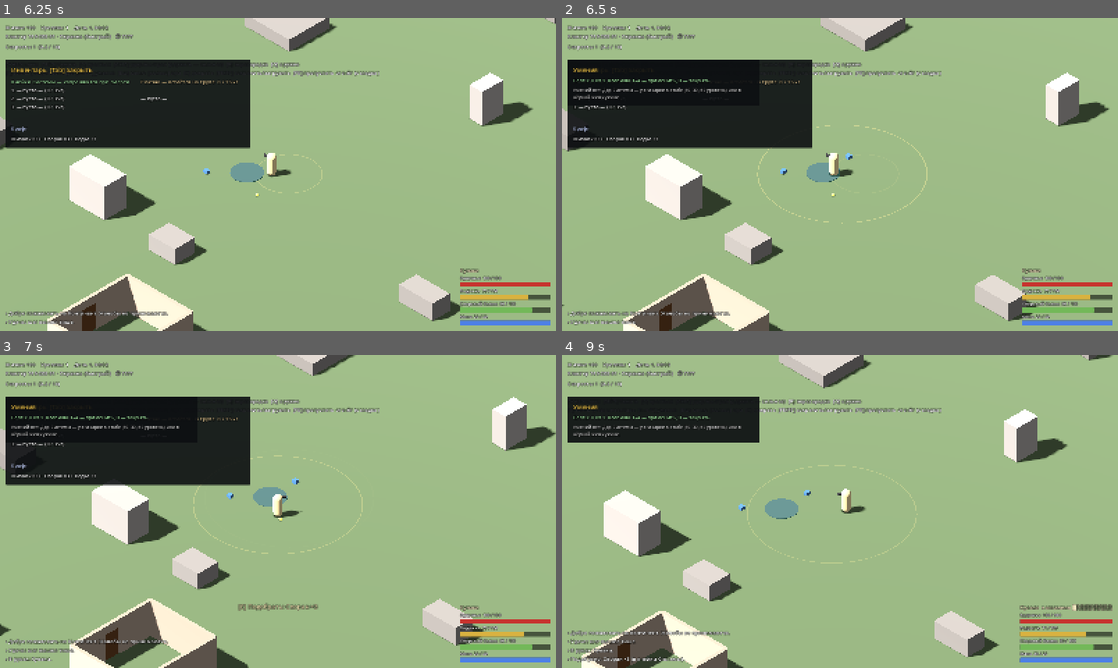
Above: before the commit, frames 1-4 (two rows, left to right).
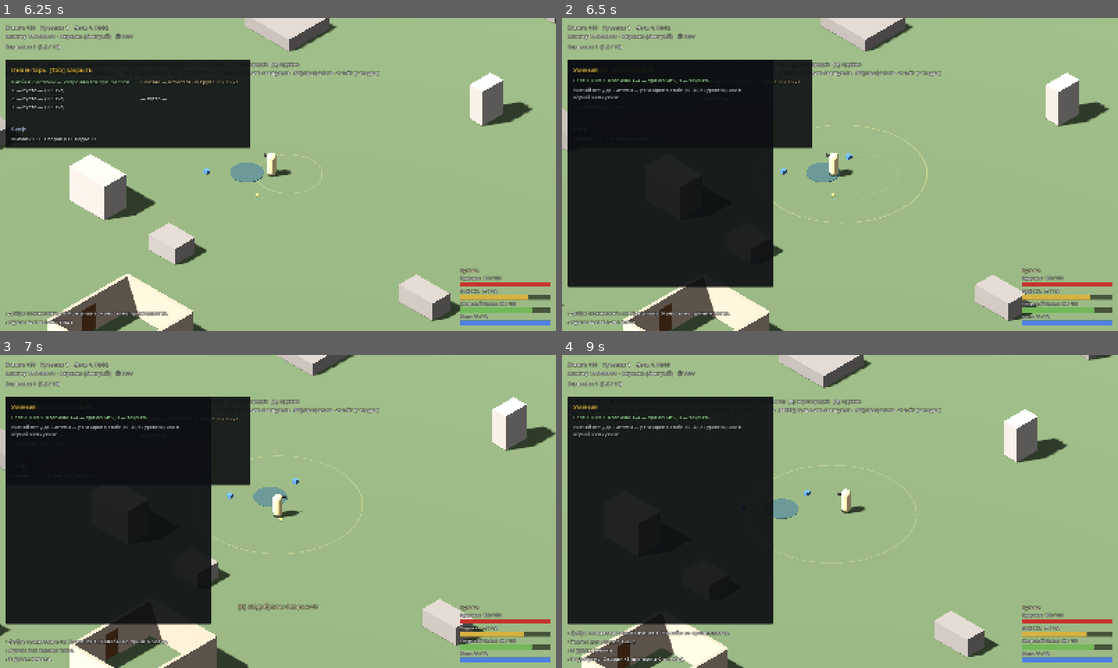
Above: after the commit, the same moments.

Repository: lama2x2/cheater-rpg
Game: Godot game, scene res://scenes/main.tscn
The game is run twice, just before and just after one commit, with the same random seed, the same clock (stepped at 60 frames per second) and the same inputs.
Inputs (mouse positions are in pixels of both pictures, inside the frame that each line leads up to):
- Up to frame 1 (6.25 s): click "Новая игра" at 0.5 s; click "Начать" at 1.25 s; tap Enter at 2 s; move the mouse to (400, 158) at 2.02 s; hold D (move_right) 2.03-2.78 s; hold E (interact) 2.03-2.78 s; click (400, 158) at 2.17 s; tap Shift (sprint) at 2.3, 2.85, 3.8, 5.3, 5.85 s; move the mouse to (166, 190) at 2.77 s; hold S (move_back) 2.78-3.53 s; click (166, 190) at 2.92 s; tap E (interact) at 3.05, 4.35, 6.05 s; move the mouse to (333, 105) at 3.52 s; press the mouse at (333, 105) at 3.53 s; hold D (move_right) 3.53-4.28 s; move the mouse to (250, 237) at 4.27 s; release the mouse at (250, 237) at 4.28 s; hold W (move_forward) 4.28-5.03 s; click (250, 237) at 4.42 s; move the mouse to (444, 221) at 5.02 s; hold C (sneak) 5.03-5.78 s; hold A (move_left) from 5.03 s (still down); click (444, 221) at 5.17 s; tap Tab (inventory) at 5.65 s; move the mouse to (111, 127) at 5.77 s; click (111, 127) at 5.92 s
- Up to frame 2 (6.5 s): keep holding A (move_left); tap U (skills) at 6.4 s
- Up to frame 3 (7 s): move the mouse to (305, 511) at 6.52 s; release A (move_left) at 6.53 s; hold S (move_back) from 6.53 s (still down); hold Q (weapon_next) from 6.53 s (still down); click (305, 511) at 6.67 s; tap Shift (sprint) at 6.8 s
- Up to frame 4 (9 s): move the mouse to (756, 433) at 7.27 s; release S (move_back) at 7.28 s; release Q (weapon_next) at 7.28 s; hold D (move_right) 7.28-8.03 s; tap I at 7.35 s; click (756, 433) at 7.42 s; tap E (interact) at 7.55 s; move the mouse to (962, 495) at 8.02 s; hold W (move_forward) 8.03-8.78 s; hold E (interact) 8.03-8.78 s; click (962, 495) at 8.17 s; tap Shift (sprint) at 8.3, 8.85 s; move the mouse to (728, 527) at 8.77 s; hold D (move_right) from 8.78 s (still down); click (728, 527) at 8.92 s

Frame 1 is identical in both runs. In frame 2, 17% of the frame differs, in the area x 1-38%, y 20-87%; in frame 3, 17%; in frame 4, 22%, in the area x 1-99%, y 13-99%.

Commit message:
M1.13b: сцена пачки 1 — метки Вспышки, шум Чревовещателя, бегство от Пугача, зона Гасителя, бег без усталости, Из тени в бою; окно умений с прокруткой
Co-Authored-By: Claude Opus 5.5 <noreply@anthropic.com>

Diff:
--- a/src/actors/hero_combat.gd
+++ b/src/actors/hero_combat.gd
@@ -107,7 +107,7 @@
 	var behind := model.is_from_behind(-target.global_transform.basis.z, hero.global_position - target.global_position)
 	var has_sack := bool(Content.enemy_db().enemy(target.enemy_id).get("spore_sack", false))
 	var zone := _lucky_zone(model.melee_zone(kind, behind, _rng, has_sack), behind, has_sack, target)
-	var mult := model.melee_multiplier(PlayerState.effective("strength"), winded)
+	var mult := model.melee_multiplier(PlayerState.effective("strength"), winded) * _skill_mult(target)
 	var result := model.hit(float(strike["damage"]), zone, _armor(target), float(weapon["penetration"]), mult)
 	result["attack"] = kind
 	_apply_hit(target, result, PlayerState.weapons.equipped)
@@ -168,7 +168,7 @@
 	var behind := model.is_from_behind(-target.global_transform.basis.z, hero.global_position - target.global_position)
 	var has_sack := bool(data.get("spore_sack", false))
 	var zone := _lucky_zone(model.ranged_zone(behind, PlayerState.effective("accuracy"), _rng, has_sack), behind, has_sack, target)
-	var result := model.hit(float(weapon["damage"]), zone, _armor(target), float(weapon["penetration"]))
+	var result := model.hit(float(weapon["damage"]), zone, _armor(target), float(weapon["penetration"]), _skill_mult(target))
 	result["attack"] = "ranged"
 	_apply_hit(target, result, PlayerState.weapons.equipped)
 
@@ -206,11 +206,25 @@
 # --- Общее -------------------------------------------------------------------------------------
 
 ## Удача героя (D-76): некритичный удар с шансом уходит в голову, а сзади — в споровый мешок.
+## Пассивы (Из тени, свойство 60) добавляют свой шанс по ничего не подозревающей твари.
 func _lucky_zone(zone: String, behind: bool, has_sack: bool, target: Node3D) -> String:
 	var better := DamageModel.lucky_zone(zone, behind, has_sack)
-	if better == zone or not PlayerState.lucky("hero_crit", target.global_position + Vector3.UP * 2.8):
+	if better == zone:
+		return zone
+	if _rng.randf() < PlayerState.skills.crit_chance(target.is_unaware(), PlayerState.skill_levels()):
+		return better
+	if not PlayerState.lucky("hero_crit", target.global_position + Vector3.UP * 2.8):
 		return zone
 	return better
+
+
+## Множитель урона от пассивов (Из тени: тварь не гонится и не атакует).
+func _skill_mult(target: Node3D) -> float:
+	var elite := bool(Content.enemy_db().enemy(target.enemy_id).get("elite", false))
+	var mult := PlayerState.skills.damage_mult(target.is_unaware(), elite, PlayerState.skill_levels())
+	if mult > 1.0:
+		EventBus.luck_event.emit("ambush", target.global_position + Vector3.UP * 3.2)
+	return mult
 
 
 func _armor(target: Node3D) -> Dictionary:
--- a/src/actors/hero_skills.gd
+++ b/src/actors/hero_skills.gd
@@ -1,7 +1,8 @@
 extends Node3D
 ## Умения героя в сцене: клавиши 1–4 — слоты, золотое сияние под Улыбкой Фортуны, всплывающие
 ## надписи удачи («мимо!», «удача!») и иммунитета. Правила — SkillRules (src/core), применение
-## чисел — PlayerState; сценовые эффекты умений 13b подписываются на EventBus.skill_used.
+## чисел — PlayerState; сценовые эффекты (EventBus.skill_used) — здесь: highlight (Вспышка),
+## noise_at (Чревовещатель), enemy_flee (Пугач), noise_zone (Гаситель).
 ## Спецификация: docs/spec/05_skills.md.
 
 const SLOT_ACTIONS: PackedStringArray = ["skill_1", "skill_2", "skill_3", "skill_4"]
@@ -11,9 +12,20 @@
 	"hero_crit": ["luck_float_crit", Color(1.0, 0.75, 0.15)],
 	"unnoticed": ["luck_float_unnoticed", Color(1.0, 0.85, 0.3)],
 	"immunity": ["immunity_float", Color(0.7, 0.9, 1.0)],
+	"ambush": ["ambush_float", Color(0.75, 0.6, 1.0)],
 }
+## Подсветка Вспышки: знак и цвет по виду цели.
+const HIGHLIGHT := {
+	"living": ["◆", Color(1.0, 0.3, 0.25)],
+	"sack": ["✦", Color(1.0, 0.85, 0.3)],
+	"trophy": ["✦", Color(1.0, 0.75, 0.2)],
+	"weapon": ["▲", Color(0.6, 0.85, 1.0)],
+	"stash": ["▣", Color(0.85, 0.65, 0.4)],
+}
 
 var hero: CharacterBody3D
+## Отладка и сценарии: точка прицела умений вместо курсора (Vector3.INF — курсор).
+var aim_override := Vector3.INF
 var _aura: MeshInstance3D
 var _aura_material: StandardMaterial3D
 var _time := 0.0
@@ -22,6 +34,7 @@
 func _ready() -> void:
 	_build_aura()
 	EventBus.luck_event.connect(_on_luck_event)
+	EventBus.skill_used.connect(_on_skill_used)
 
 
 func _process(delta: float) -> void:
@@ -51,6 +64,189 @@
 	var spec: Array = FLOAT_TEXT[kind]
 	var where := at if at != Vector3.INF else hero.global_position + Vector3.UP * 2.4
 	float_text(get_tree().current_scene, where, Content.ui(spec[0]), spec[1])
+
+
+func _on_skill_used(_id: String, effects: Array) -> void:
+	if not is_inside_tree():
+		return
+	for e: Dictionary in effects:
+		match String(e["type"]):
+			"highlight":
+				_highlight(e)
+			"noise_at":
+				_noise_at(e)
+			"enemy_flee":
+				_scare(e)
+			"noise_zone":
+				_noise_zone(e)
+
+
+# --- Вспышка -----------------------------------------------------------------------------------
+
+func _highlight(e: Dictionary) -> void:
+	var radius := float(e["radius_m"])
+	var seconds := float(e["duration_s"])
+	var targets: Array = e["targets"]
+	_wave(radius, Color(0.6, 0.85, 1.0, 0.6))
+	var count := 0
+	for target in highlight_targets(get_tree(), hero.global_position, radius, targets):
+		var node: Node3D = target["node"]
+		var text := String(HIGHLIGHT[target["kind"]][0])
+		if target["kind"] == "living" and bool(e.get("show_level", false)):
+			text += " %d" % int(node.level)
+		_mark(node, text, HIGHLIGHT[target["kind"]][1], seconds)
+		count += 1
+	SystemLog.post("skill_pulse", {"n": count, "radius": roundi(radius)})
+
+
+## Цели Вспышки в радиусе: [{"node", "kind"}]. kinds — living, sack, trophy, weapon, stash.
+static func highlight_targets(tree: SceneTree, at: Vector3, radius: float, kinds: Array) -> Array[Dictionary]:
+	var result: Array[Dictionary] = []
+	var near := func(node: Node3D) -> bool:
+		return Vector2(node.global_position.x - at.x, node.global_position.z - at.z).length() <= radius
+	if kinds.has("living"):
+		for node: Node3D in tree.get_nodes_in_group("infected"):
+			if near.call(node):
+				result.append({"node": node, "kind": "living"})
+	if kinds.has("sack"):
+		for node: Node3D in tree.get_nodes_in_group("infected_corpses"):
+			if not node.sack_opened and node.is_in_group("interactable") and near.call(node):
+				result.append({"node": node, "kind": "sack"})
+	for node: Node3D in tree.get_nodes_in_group("interactable"):
+		if not ("item_id" in node) or not near.call(node):
+			continue
+		var category := Content.item_db().category(String(node.item_id))
+		if category == "trophy" and kinds.has("trophy"):
+			result.append({"node": node, "kind": "trophy"})
+		elif category == "weapon" and kinds.has("weapon"):
+			result.append({"node": node, "kind": "weapon"})
+	if kinds.has("stash"):
+		for node: Node3D in tree.get_nodes_in_group("stashes"):
+			if not node.found and near.call(node):
+				result.append({"node": node, "kind": "stash"})
+	return result
+
+
+## Метка над целью сквозь стены (no_depth_test): следует за целью, гаснет через seconds.
+func _mark(node: Node3D, text: String, color: Color, seconds: float) -> void:
+	var label := Label3D.new()
+	label.billboard = BaseMaterial3D.BILLBOARD_ENABLED
+	label.no_depth_test = true
+	label.pixel_size = 0.016
+	label.outline_size = 10
+	label.text = text
+	label.modulate = color
+	label.position = Vector3.UP * 2.6
+	label.add_to_group("skill_marks")
+	node.add_child(label)
+	var tween := label.create_tween()
+	tween.tween_interval(maxf(0.0, seconds - 1.5))
+	tween.tween_property(label, "modulate:a", 0.0, 1.5)
+	tween.tween_callback(label.queue_free)
+
+
+## Волна от героя: кольцо расходится до radius за 0,6 с.
+func _wave(radius: float, color: Color) -> void:
+	var ring := _ground_ring(1.0, color)
+	get_tree().current_scene.add_child(ring)
+	ring.global_position = hero.global_position + Vector3.UP * 0.1
+	var material := ring.material_override as StandardMaterial3D
+	var tween := ring.create_tween()
+	tween.set_parallel(true)
+	tween.tween_property(ring, "scale", Vector3(radius, 0.05, radius), 0.6)
+	tween.tween_property(material, "albedo_color:a", 0.0, 0.6)
+	tween.chain().tween_callback(ring.queue_free)
+
+
+# --- Чревовещатель -----------------------------------------------------------------------------
+
+func _noise_at(e: Dictionary) -> void:
+	var point := _aim_point(float(e["range_m"]))
+	var source := String(e["source"])
+	for i in int(e.get("count", 1)):
+		if i > 0:
+			await get_tree().create_timer(float(e.get("repeat_s", 2.5))).timeout
+			if not is_inside_tree():
+				return
+		EventBus.noise_made.emit(source, point, {})
+		float_text(get_tree().current_scene, point + Vector3.UP * 1.5, Content.ui("voice_float"), Color(0.9, 0.9, 1.0))
+
+
+## Точка под курсором на земле, не дальше range от героя.
+func _aim_point(reach: float) -> Vector3:
+	var target := hero.global_position - hero.global_transform.basis.z * reach
+	var camera: Camera3D = hero.camera
+	if aim_override != Vector3.INF:
+		target = aim_override
+	elif camera:
+		var mouse := get_viewport().get_mouse_position()
+		var hit: Variant = Plane(Vector3.UP, hero.global_position.y).intersects_ray(
+			camera.project_ray_origin(mouse), camera.project_ray_normal(mouse))
+		if hit != null:
+			target = hit
+	var offset := target - hero.global_position
+	offset.y = 0.0
+	if offset.length() > reach:
+		offset = offset.normalized() * reach
+	return hero.global_position + offset
+
+
+# --- Пугач -------------------------------------------------------------------------------------
+
+func _scare(e: Dictionary) -> void:
+	var radius := float(e["radius_m"])
+	var max_stage := int(e["max_stage"])
+	_wave(radius, Color(0.6, 0.8, 1.0, 0.5))
+	var scared := 0
+	for node: Node3D in get_tree().get_nodes_in_group("infected"):
+		var stage := int(Content.enemy_db().enemy(node.enemy_id)["stage"])
+		if stage > max_stage or hero.global_position.distance_to(node.global_position) > radius:
+			continue
+		node.scare(hero.global_position, float(e["duration_s"]))
+		scared += 1
+	SystemLog.post("skill_scare", {"n": scared})
+
+
+# --- Гаситель ----------------------------------------------------------------------------------
+
+func _noise_zone(e: Dictionary) -> void:
+	var system := get_tree().get_first_node_in_group("noise_system")
+	if system == null:
+		return
+	var follow: Node3D = hero if String(e.get("anchor", "point")) == "hero" else null
+	var radius := float(e["radius_m"])
+	var seconds := float(e["duration_s"])
+	system.add_zone(hero.global_position, radius, float(e["mult"]), seconds, follow)
+	var ring := _ground_ring(radius, Color(0.55, 0.6, 0.9, 0.35))
+	if follow:
+		add_child(ring)
+		ring.position = Vector3.UP * 0.06
+	else:
+		get_tree().current_scene.add_child(ring)
+		ring.global_position = hero.global_position + Vector3.UP * 0.06
+	var material := ring.material_override as StandardMaterial3D
+	var tween := ring.create_tween()
+	tween.tween_interval(maxf(0.0, seconds - 1.0))
+	tween.tween_property(material, "albedo_color:a", 0.0, 1.0)
+	tween.tween_callback(ring.queue_free)
+
+
+func _ground_ring(radius: float, color: Color) -> MeshInstance3D:
+	var torus := TorusMesh.new()
+	torus.inner_radius = maxf(0.0, radius - 0.12) if radius > 1.0 else 0.88
+	torus.outer_radius = radius
+	torus.rings = 64
+	torus.ring_segments = 4
+	var material := StandardMaterial3D.new()
+	material.shading_mode = BaseMaterial3D.SHADING_MODE_UNSHADED
+	material.transparency = BaseMaterial3D.TRANSPARENCY_ALPHA
+	material.albedo_color = color
+	var ring := MeshInstance3D.new()
+	ring.mesh = torus
+	ring.material_override = material
+	ring.cast_shadow = GeometryInstance3D.SHADOW_CASTING_SETTING_OFF
+	ring.scale = Vector3(1, 0.05, 1)
+	return ring
 
 
 ## Всплывающая надпись над точкой: поднимается и гаснет за 0,9 с.
--- a/src/actors/infected.gd
+++ b/src/actors/infected.gd
@@ -103,6 +103,23 @@
 	return false
 
 
+## Пугач: бежать прочь от точки from на seconds секунд (на 25 м в сторону от неё).
+func scare(from: Vector3, seconds: float) -> void:
+	var away := global_position - from
+	away.y = 0.0
+	if away.length() < 0.1:
+		away = Vector3.FORWARD
+	var point := global_position + away.normalized() * 25.0
+	brain.flee(NavigationServer3D.map_get_closest_point(get_world_3d().navigation_map, point), seconds)
+	_lunge_left = 0.0
+	_on_state_changed()
+
+
+## Тварь не гонится за героем и не атакует — для умения «Из тени».
+func is_unaware() -> bool:
+	return not brain.is_alert()
+
+
 func to_dict() -> Dictionary:
 	return {
 		"id": enemy_id, "level": level, "hp": hp, "yaw": rotation.y,
@@ -199,6 +216,8 @@
 			_try_lunge()
 		InfectedBrain.ATTACK:
 			_attack()
+		InfectedBrain.FLEE:
+			speed = float(move["run"])
 		InfectedBrain.EAT:
 			speed = float(move["walk"])
 			if bool(_senses.get("at_target", false)):
@@ -308,6 +327,9 @@
 		InfectedBrain.EAT:
 			_mark.text = "…"
 			_mark.modulate = Color(0.8, 0.8, 0.8)
+		InfectedBrain.FLEE:
+			_mark.text = "≈"
+			_mark.modulate = Color(0.6, 0.8, 1.0)
 		_:
 			_mark.text = ""
 
--- a/src/actors/player.gd
+++ b/src/actors/player.gd
@@ -64,7 +64,9 @@
 	if sprinting and sneaking:
 		_set_sneaking(false)
 	var inventory := PlayerState.inventory
-	vitals.tick(delta, GameClock.game_minutes_for(delta), sprinting, inventory.stamina_cost_multiplier())
+	# Второе дыхание: бег без расхода бодрости.
+	var free_sprint := PlayerState.skills.has_status("free_sprint", GameClock.minutes)
+	vitals.tick(delta, GameClock.game_minutes_for(delta), sprinting, 0.0 if free_sprint else inventory.stamina_cost_multiplier())
 	var speed: float = float(_tuning["sprint_speed"]) if sprinting else float(_tuning["walk_speed"])
 	if sneaking:
 		speed = float(_tuning["sneak_speed"])
--- a/src/main.gd
+++ b/src/main.gd
@@ -125,8 +125,8 @@
 ##   --title       показать титульный экран (без аргументов он и так показывается)
 ##   --page=NAME   открыть страницу меню Esc: main, save, load, settings, new_game
 ##   --talk=ID     в стабе: встать у непися ID (trader, healer, barman, board) и открыть его окно
-##   --skills=A,B  выучить умения A, B (в слоты по порядку); --skills=all — все из data/skills
-##   --cast=N      через 0,5 с применить умение из слота N (1–4), мана — полная
+##   --skills=A,B  выучить умения A, B (первое — в слот 1); --skills=all — все из data/skills
+##   --cast=N      через 1 с применить умение из слота N (1–4), мана — полная
 ##   --skills-panel  открыть окно умений
 ##   --gift        вскрыть дар 10 уровня даром (pending_skill_choices) — для окна знахарки
 func _handle_debug_args() -> void:
@@ -223,17 +223,12 @@
 
 func _debug_skills(list: String) -> void:
 	var ids := PlayerState.skills.all_ids() if list == "all" else PackedStringArray(list.split(","))
-	var slot := 0
 	for id in ids:
 		PlayerState.learn_skill(id)
-		if slot < 4 and PlayerState.skills.knows(id):
-			PlayerState.skills.slots[slot] = id
-			slot += 1
-	PlayerState.skills_changed.emit()
 
 
 func _debug_cast(slot: int) -> void:
-	await get_tree().create_timer(0.5).timeout
+	await get_tree().create_timer(1.0).timeout
 	PlayerState.vitals.restore(Vitals.MANA, PlayerState.vitals.max_value(Vitals.MANA))
 	PlayerState.use_skill_slot(slot - 1)
 
--- a/src/services/player_state.gd
+++ b/src/services/player_state.gd
@@ -584,8 +584,14 @@
 			"vitals_fill_random":
 				for vital in Vitals.ALL:
 					vitals.restore(vital, vitals.max_value(vital) * _rng.randf_range(float(e["min"]), float(e["max"])))
+			"cure":
+				if String(e["status"]) == "bleeding" and wounds.is_bleeding():
+					wounds.stop_bleeding()
+					SystemLog.post("bleeding_stopped")
+	# Умения со своей строкой из сцены (Вспышка: «целей: N») общую не пишут.
 	var key := "skill_used_" + id
-	SystemLog.post(key if SystemLog.has_key(key) else "skill_used", log_params, "special")
+	if not bool(skills.def(id).get("scene_log", false)):
+		SystemLog.post(key if SystemLog.has_key(key) else "skill_used", log_params, "special")
 	EventBus.skill_used.emit(id, list)
 
 
@@ -631,7 +637,10 @@
 			crossed = true
 	if crossed:
 		var levels := skill_levels()
+		var names: PackedStringArray = []
 		for id: String in skills.learned:
 			if not skills.property_choices(id, levels).is_empty():
-				SystemLog.post("skill_property_available", {"skill": Content.skill_name(id)}, "progress")
+				names.append(Content.skill_name(id))
+		if not names.is_empty():
+			SystemLog.post("skill_property_available", {"skills": ", ".join(names)}, "progress")
 	skills_changed.emit()
--- a/src/ui/skills_panel.gd
+++ b/src/ui/skills_panel.gd
@@ -29,9 +29,13 @@
 	root.add_child(title)
 	_slots = UiKit.label(14, Color(0.6, 0.85, 0.6))
 	root.add_child(_slots)
+	var scroll := ScrollContainer.new()
+	scroll.custom_minimum_size = Vector2(560, 560)
+	scroll.horizontal_scroll_mode = ScrollContainer.SCROLL_MODE_DISABLED
+	root.add_child(scroll)
 	_content = VBoxContainer.new()
 	_content.add_theme_constant_override("separation", 10)
-	root.add_child(_content)
+	scroll.add_child(_content)
 	PlayerState.skills_changed.connect(_refresh)
 
 
@@ -79,7 +83,7 @@
 	for i in open:
 		if skills.slots[i] != id:
 			buttons.add_child(_button(Content.ui("skills_to_slot", {"n": i + 1}), PlayerState.set_skill_slot.bind(i, id)))
-	if slot >= 0:
+	if slot >= 0 and slot < open:
 		buttons.add_child(_button(Content.ui("skills_unslot"), PlayerState.set_skill_slot.bind(slot, "")))
 	block.add_child(buttons)
 	for choice in skills.property_choices(id, levels):
@@ -99,9 +103,16 @@
 	for e in PlayerState.skills.effects(id, levels):
 		for key: String in e:
 			if e[key] is float or e[key] is int:
-				var value := float(e[key])
-				params["%s.%s" % [e["type"], key]] = str(snappedf(value, 0.1)).trim_suffix(".0")
+				params["%s.%s" % [e["type"], key]] = _num(float(e[key]) * 100.0) + "%" if key == "pct" else _num(float(e[key]))
 	return text.format(params)
+
+
+## Число для текста: целое — без дроби, иначе до сотых, с запятой («0,65», «8», «12,5»).
+static func _num(value: float) -> String:
+	if absf(value - roundf(value)) < 0.001:
+		return str(roundi(value))
+	var text := ("%.2f" % value).rstrip("0").rstrip(".")
+	return text.replace(".", ",")
 
 
 func _numbers(id: String, levels: Dictionary) -> String:
--- a/src/world/noise_system.gd
+++ b/src/world/noise_system.gd
@@ -8,6 +8,8 @@
 
 var model: NoiseModel
 var weather := "clear"
+## Зоны тишины (умение Гаситель): {"at": Vector3, "radius", "mult", "until_ms", "follow": Node3D или null}.
+var zones: Array[Dictionary] = []
 
 
 func _ready() -> void:
@@ -23,8 +25,14 @@
 func _on_noise(source: String, at: Vector3, options: Dictionary) -> void:
 	var opts := options.duplicate()
 	opts["weather"] = weather
-	var r := model.radius(source, opts)
-	if bool(options.get("from_hero", false)) and _luck_quiet(source):
+	var from_hero := bool(options.get("from_hero", false))
+	var skill_mult := 1.0
+	if from_hero:
+		var adjust := PlayerState.skills.noise_adjust(source, GameClock.minutes, PlayerState.skill_levels())
+		source = String(adjust["source"])
+		skill_mult = float(adjust["mult"])
+	var r := model.radius(source, opts) * skill_mult * _zone_mult(at)
+	if from_hero and _luck_quiet(source):
 		r *= float(Content.luck_model().config()["quiet_mult"])
 	model.register(r)
 	for infected: Node3D in get_tree().get_nodes_in_group("infected"):
@@ -36,6 +44,28 @@
 			infected.hear(at, loudness)
 	if bool(options.get("from_hero", false)) and bool(Settings.value("noise_ring")):
 		_ring(at, r)
+
+
+## Гаситель: зона тишины на duration_s реальных секунд; follow — следует за узлом (героем).
+func add_zone(at: Vector3, radius: float, mult: float, duration_s: float, follow: Node3D = null) -> void:
+	zones.append({"at": at, "radius": radius, "mult": mult, "until_ms": Time.get_ticks_msec() + int(duration_s * 1000.0), "follow": follow})
+
+
+## Множитель громкости от зон тишины в точке (наименьший из зон, где лежит точка).
+func _zone_mult(at: Vector3) -> float:
+	var now := Time.get_ticks_msec()
+	var mult := 1.0
+	for zone in zones.duplicate():
+		if int(zone["until_ms"]) <= now:
+			zones.erase(zone)
+			continue
+		var center: Vector3 = zone["at"]
+		var follow: Variant = zone["follow"]
+		if follow != null and is_instance_valid(follow):
+			center = (follow as Node3D).global_position
+		if Vector2(at.x - center.x, at.z - center.z).length() <= float(zone["radius"]):
+			mult = minf(mult, float(zone["mult"]))
+	return mult
 
 
 ## Удача героя (D-76): шаг, дверь, упавшая вещь вышли тише. Бросаем, только если рядом есть кому
--- a/src/world/stash.gd
+++ b/src/world/stash.gd
@@ -12,6 +12,7 @@
 
 
 func _ready() -> void:
+	add_to_group("stashes")
 	var box := BoxMesh.new()
 	box.size = Vector3(0.5, 0.3, 0.4)
 	var material := StandardMaterial3D.new()
--- a/tests/scenarios/skills.gd
+++ b/tests/scenarios/skills.gd
@@ -2,7 +2,8 @@
 ## Сценарий умений (задачи 13, 13b), без окна: godot --headless --path . -s res://tests/scenarios/skills.gd
 ## Печатает: дар у знахарки (варианты и выбор), Улыбку Фортуны (мана, откат, Удача, иммунитет),
 ## боевую Удачу (промахи тварей за 400 атак без и под Улыбкой), смерть обнуляет откаты,
-## сохранение и загрузку умений. Сверять глазами.
+## сохранение и загрузку умений; пачка 1 (13b) — на кластере с тварями: Вспышка, Чревовещатель,
+## Пугач, Второе дыхание, Гаситель, Мягкий шаг, Из тени. Сверять глазами.
 
 
 func _initialize() -> void:
@@ -16,7 +17,6 @@
 	var ps: Node = root.get_node("PlayerState")
 	var clock: Node = root.get_node("GameClock")
 	ws.new_world(11)
-	ws.current = "c_stab"
 	var main: Node = load("res://scenes/main.tscn").instantiate()
 	root.add_child(main)
 	current_scene = main
@@ -30,6 +30,7 @@
 	print("learned: ", ps.skills.learned.keys(), " slots: ", ps.skills.slots, " pending: ", ps.pending_skill_choices)
 	for id: String in ps.skills.all_ids():
 		ps.learn_skill(id)
+	ps.skills.slots[0] = "fortune_smile"
 
 	var luck_before: float = ps.effective("luck")
 	ps.vitals.restore("mana", 999.0)
@@ -70,7 +71,59 @@
 	save.load_game("debug")
 	await create_timer(1.0).timeout
 	print("after load: learned %s, slot1 %s, cooldown %.0f ≈ %.0f min" % [ps.skills.learned.keys(), ps.skills.slots[0], ps.skills.cooldown_left("fortune_smile", clock.minutes), cd])
-	var log_tail: Array = root.get_node("SystemLog").history.slice(-14).map(func(e: Dictionary) -> String: return e["text"])
+	await _batch_1(ps, clock)
+	var log_tail: Array = root.get_node("SystemLog").history.slice(-24).map(func(e: Dictionary) -> String: return e["text"])
 	for line in log_tail:
 		print("  › ", line)
 	quit()
+
+
+## Пачка 1 (13b): умения пула дара 10 на живых тварях.
+func _batch_1(ps: Node, clock: Node) -> void:
+	var hero := get_first_node_in_group("hero") as Node3D
+	var infected := get_nodes_in_group("infected")
+	print("\n-- batch 1: infected on cluster: %d" % infected.size())
+	if infected.is_empty():
+		return
+	var target := infected[0] as Node3D
+	hero.global_position = target.global_position + Vector3(14, 0, 0)
+	await process_frame
+	for id: String in ["sense_pulse", "voice_throw", "scarecrow", "noise_eater", "second_wind"]:
+		ps.skills.reset_cooldowns()
+		ps.skills.slots[0] = id
+		ps.vitals.restore("mana", 999.0)
+		if id == "second_wind":
+			ps.vitals.spend_stamina(999.0)
+		if id == "voice_throw" and is_instance_valid(target):
+			hero.skills.aim_override = target.global_position + Vector3(3, 0, 3)
+			hero.visible = false  # твари не видят героя — проверяем только слух
+			target.brain.state = "wander"
+			await create_timer(0.3).timeout
+		var result: String = ps.use_skill_slot(0)
+		await process_frame
+		await process_frame
+		match id:
+			"sense_pulse":
+				print("sense_pulse: %s, marks %d" % [result, get_nodes_in_group("skill_marks").size()])
+			"scarecrow":
+				var fleeing := get_nodes_in_group("infected").filter(func(n: Node) -> bool: return n.brain.state == "flee").size()
+				print("scarecrow: %s, fleeing %d" % [result, fleeing])
+			"voice_throw":
+				await create_timer(0.5).timeout
+				var states: Array = get_nodes_in_group("infected").map(func(n: Node) -> String: return n.brain.state)
+				print("voice_throw: %s, infected states %s (investigate = пошли на шум)" % [result, states])
+				hero.visible = true
+			"noise_eater":
+				var system := get_first_node_in_group("noise_system")
+				print("noise_eater: %s, zones %d, mult at hero %.2f" % [result, system.zones.size(), system._zone_mult(hero.global_position)])
+			"second_wind":
+				print("second_wind: %s, stamina %.0f, free sprint %s, spore %.0f" % [result, ps.vitals.value("stamina"),
+					ps.skills.has_status("free_sprint", clock.minutes), ps.vitals.value("spore_balance")])
+	ps.skills.slots[0] = "soft_step"
+	ps.call("_update_mana_reserve")
+	var levels: Dictionary = ps.skill_levels()
+	print("soft_step: walk noise ×%.2f, mana max %.1f (reserve %.0f%%)" % [ps.skills.noise_adjust("walk_step", clock.minutes, levels)["mult"],
+		ps.vitals.max_value("mana"), ps.vitals.mana_reserve() * 100.0])
+	ps.skills.slots[0] = "ambusher"
+	print("ambusher: unaware ×%.2f, alert ×%.2f, target unaware=%s" % [ps.skills.damage_mult(true, false, levels),
+		ps.skills.damage_mult(false, false, levels), target.is_unaware() if is_instance_valid(target) else "?"])
